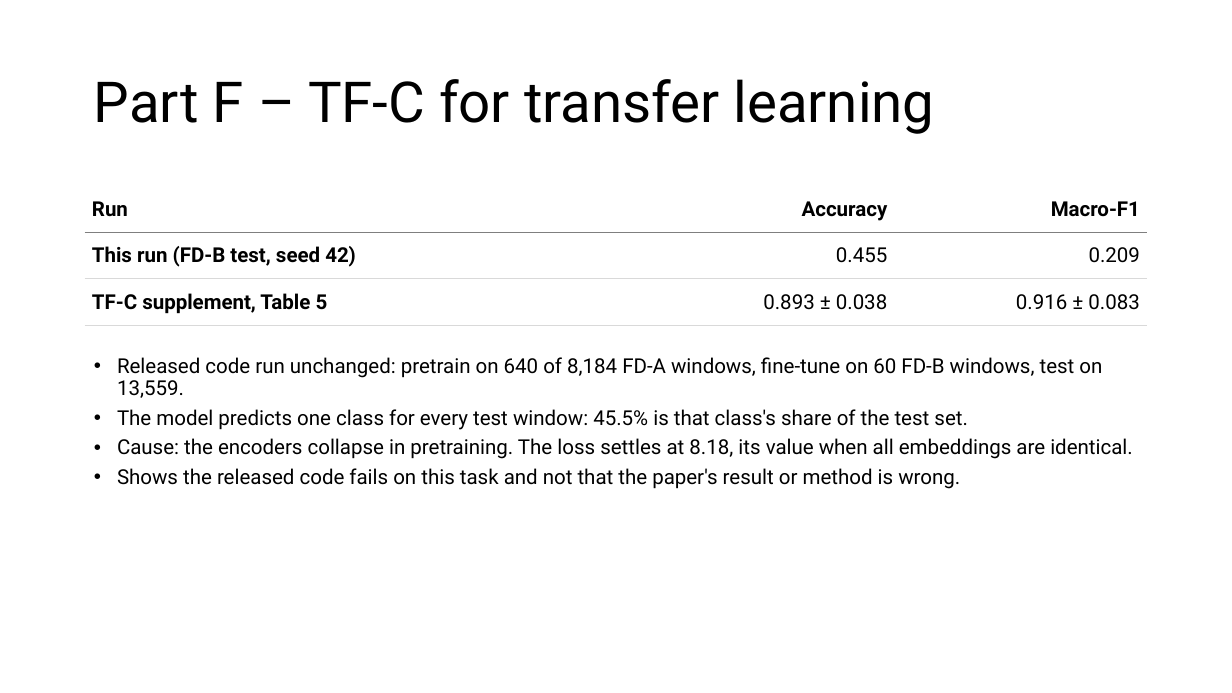
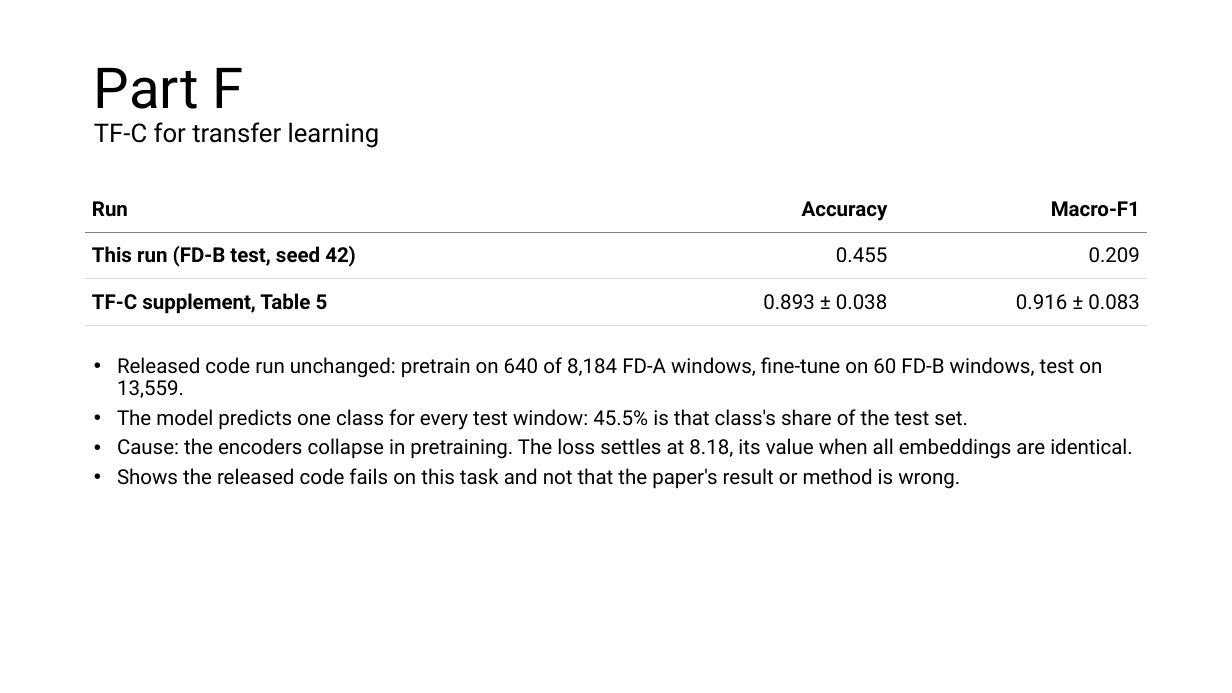
Before and after one commit to FVardi/PhD-Courses, a slide deck: slide 13 of Deep learning for time-series/Assignment 4/Presentation.pptx (slide 12 before the commit). Drawn at 1232x693 pixels with LibreOffice and Linux fonts; fonts in the diff are those of the drawing. Boxes give left, top, right and bottom in pixels: in the first picture for what was removed or moved away, otherwise in the second. Text is boxed around its words. In the diff, an @@ line names an element or a change of style, - is before the commit and + after.

```diff
--- a/Deep learning for time-series/Assignment 4/Presentation.pptx
+++ b/Deep learning for time-series/Assignment 4/Presentation.pptx
@@ title at [94,68,380,148]: text changed; size 44 to 20 pt @@
-Part F – TF-C for transfer learning
+Part F
+TF-C for transfer learning
```
Also in this commit, not shown: 6 other slides changed, 4 slides added, 5 other files.
